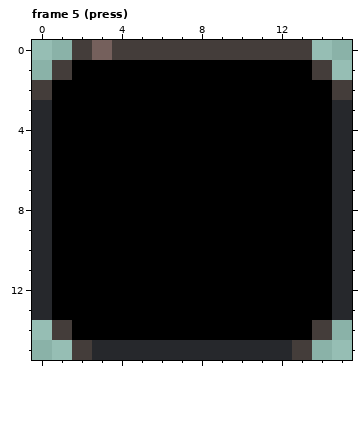
Two versions of one pixel-art file, sprites/button_small.aseprite. Above is the file before it was changed.
16x16 pixels, 5 frames. Shown: frame 5 (press). The commit also changed other frames, which this record leaves out.
After the commit:
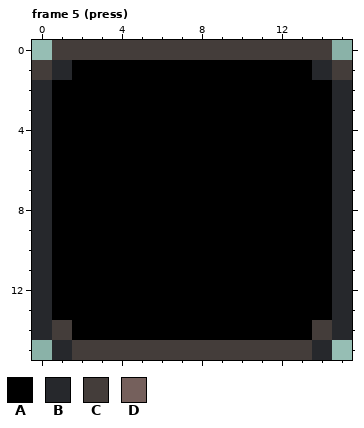
Palette (. is transparent): A #000000  B #26282c  C #443d3a  D #75605c
Changes in this commit:
Changed rows in their new state; - is an unchanged pixel.
Frame 5 (press):
first column x 0:
 0 -C-C----------C-
 1 CB------------BC
 2 B--------------B
first column x 0:
14 B--------------B
15 -B-CCCCCCCCCC-B-
Where, in picture pixels (left, top, right, bottom), the same in both pictures:
changed: (32, 40, 112, 100)
changed: (312, 40, 352, 100)
changed: (32, 320, 352, 360)
